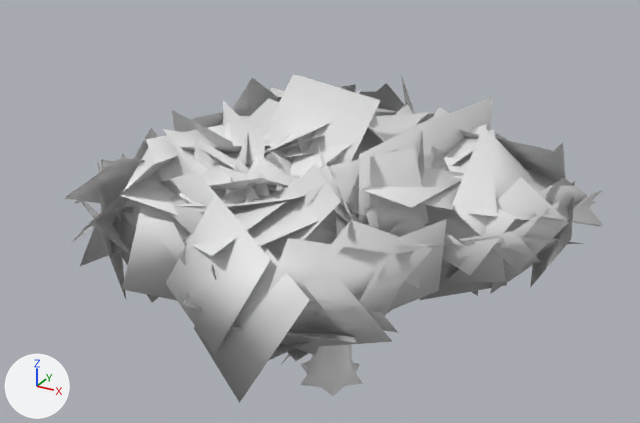
What one commit did to the glTF model models/variants/oak_v2.glb.
Before and after are seen from a 50 mm lens placed at (9.26, -17.47, 13.34), pointed at (-0.23, -0.23, 4.72). Every picture has the same lights, and +X, +Y and +Z are marked at lower left. The first picture is the older version. Where no turn or scale is listed for an object, it has been applied to the vertices. Vertices at exactly the same position are counted once.

The first picture shows 'Body_Canopy0', 'Body_Canopy1', 'Body_Canopy2', 'Body_Canopy3', 'Body_Canopy4', 'Body_Canopy5', 'Body_Canopy6', 'Body_Canopy7', 'Body_Canopy8', 'Body_Trunk'.
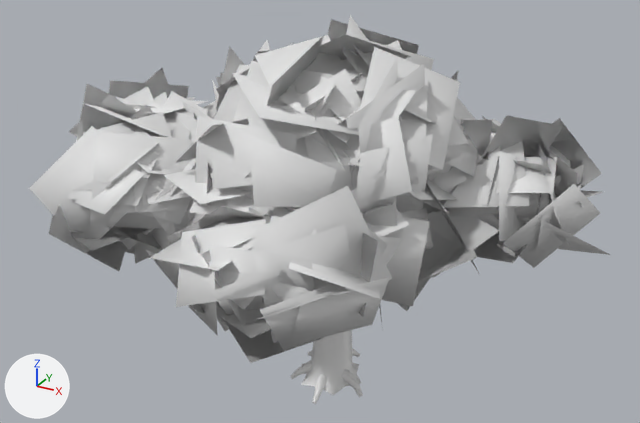
Location of each change, [x1, y1, x2, y2] in pixels of the pictures (640 x 423 px):
'Body_Canopy0.001', added
    after: [29, 15, 434, 363]
'Body_Canopy3', deleted
    before: [166, 164, 447, 403]
'Body_Canopy1.001', added
    after: [304, 47, 610, 311]
'Body_Canopy4', deleted
    before: [194, 74, 494, 313]
'Body_Canopy0', deleted
    before: [420, 124, 603, 300]
'Body_Canopy2', reshaped, moved, turned (mostly hidden afterwards)
    before: [65, 110, 272, 302]
    after: [182, 40, 492, 214]
'Body_Canopy8', deleted
    before: [298, 113, 464, 237]
'Body_Canopy7', deleted
    before: [159, 133, 300, 247]
'Body_Trunk', reshaped
    before: [300, 344, 363, 396]
    after: [290, 330, 363, 404]
'Body_Canopy6', deleted
    before: [193, 78, 277, 142]
'Body_Canopy5', deleted
    before: [375, 104, 449, 126]
'Body_Canopy1', deleted (mostly hidden)
    before: [270, 87, 285, 97]
part 1 of me_body_canopy2, rebuilt (not visible afterwards)
    before: [133, 206, 141, 215]
part 2 of me_body_canopy2, rebuilt (not visible afterwards)
    before: [178, 193, 192, 203]
part 3 of me_body_canopy2, rebuilt (not visible afterwards)
    before: [115, 154, 134, 235]
part 4 of me_body_canopy2, rebuilt (not visible afterwards)
    before: [109, 215, 159, 302]
part 5 of me_body_canopy2, rebuilt (not visible afterwards)
    before: [101, 159, 114, 171]
part 6 of me_body_canopy2, rebuilt (not visible afterwards)
    before: [180, 146, 272, 154]
part 7 of me_body_canopy2, reshaped (mostly hidden afterwards)
    before: [65, 110, 249, 301]
    after: [182, 40, 492, 214]

Edits to the bpy script that builds the scene:
```text
Change me_body_canopy2:
    used by ob_body_canopy2; location = (-1.39, -0.94, 3.17); rotation_euler = (0.0, 0.0, 1.97), in degrees (0, 0, 113)
    remove me_body_canopy2.from_pydata(...)  # 160 vertices, 94 faces; spans x -3.26..2.28, y -0.91..4.61, z -0.4..4.05
    add me_body_canopy2.from_pydata(...)  # 700 vertices, 448 faces; spans x -3.52..3.52, y -3.57..4.55, z -0.05..5.42
    me_body_canopy2 part 1: the loose piece of 12 vertices spanning x -1.76..0.99, y 0.04..3.02, z 0.87..2.7 is rebuilt with 4 vertices and now spans x -1.79..0.95, y -0.29..1.75, z 1.31..3.27
    me_body_canopy2 part 2: the loose piece of 4 vertices spanning x -2.3..0.04, y -0.52..1.47, z 1.59..2.81 is rebuilt with 4 vertices and now spans x -1.07..0.83, y -0.47..1.38, z 1.64..2.67
    me_body_canopy2 part 3: the loose piece of 4 vertices spanning x -1.09..1.62, y 2.59..3.64, z 0.13..2.63 is rebuilt with 4 vertices and now spans x -0.91..1.15, y 2.69..4.31, z 0.14..2.76
    me_body_canopy2 part 4: the loose piece of 4 vertices spanning x -1.22..1.01, y 1.34..3.78, z -0.4..2.13 is rebuilt with 4 vertices and now spans x -1.44..1.13, y 1.8..3.65, z 0.68..2.63
    me_body_canopy2 part 5: the loose piece of 4 vertices spanning x -0.77..1.77, y 2.25..4.16, z 0.54..2.52 is rebuilt with 4 vertices and now spans x -0.97..1.22, y 2.74..4.11, z 0.49..3.04
    me_body_canopy2 part 6: the loose piece of 4 vertices spanning x -0.9..1.03, y -0.58..1.89, z 2.03..3.58 is rebuilt with 4 vertices and now spans x -1.0..1.09, y -0.43..0.95, z 2.15..4.24
    me_body_canopy2 part 7: 100 vertices removed from x -3.26..2.05, y -0.44..4.61, z -0.37..4.05; 648 vertices added at x -3.52..3.52, y -3.57..4.55, z -0.05..5.42
    other edits to the shape of me_body_canopy2 do not show in these pictures
Change me_body_trunk:
    remove me_body_trunk.from_pydata(...)  # 336 vertices, 668 faces; spans x -0.96..0.91, y -0.86..0.82, z 0.0..3.22
    add me_body_trunk.from_pydata(...)  # 486 vertices, 948 faces; spans x -1.12..1.09, y -1.21..1.36, z -0.17..3.22
    me_body_trunk part 8: 336 vertices removed from x -0.96..0.91, y -0.86..0.82, z 0.0..3.22; 486 vertices added at x -1.12..1.09, y -1.21..1.36, z -0.17..3.22
Remove ob_body_canopy0:
    ob_body_canopy0 = bpy.data.objects.new('Body_Canopy0', me_body_canopy0)
Remove ob_body_canopy1:
    ob_body_canopy1 = bpy.data.objects.new('Body_Canopy1', me_body_canopy1)
Change ob_body_canopy2:
    ob_body_canopy2.location: (-1.39, -0.94, 3.17) -> (-0.69, 1.39, 3.17)
    ob_body_canopy2.rotation_euler: (0.0, 0.0, 1.97) -> (0.0, 0.0, 0.975)  # degrees (0, 0, 113) -> degrees (0, 0, 56)
Remove ob_body_canopy3:
    ob_body_canopy3 = bpy.data.objects.new('Body_Canopy3', me_body_canopy3)
Remove ob_body_canopy4:
    ob_body_canopy4 = bpy.data.objects.new('Body_Canopy4', me_body_canopy4)
Remove ob_body_canopy5:
    ob_body_canopy5 = bpy.data.objects.new('Body_Canopy5', me_body_canopy5)
Remove ob_body_canopy6:
    ob_body_canopy6 = bpy.data.objects.new('Body_Canopy6', me_body_canopy6)
Remove ob_body_canopy7:
    ob_body_canopy7 = bpy.data.objects.new('Body_Canopy7', me_body_canopy7)
Remove ob_body_canopy8:
    ob_body_canopy8 = bpy.data.objects.new('Body_Canopy8', me_body_canopy8)
Add ob_body_canopy1_001:
    ob_body_canopy1_001 = bpy.data.objects.new('Body_Canopy1.001', me_body_canopy0_1)  # 544 vertices, 342 faces; spans x -2.43..4.96, y -4.52..4.26, z 0.05..5.68
    ob_body_canopy1_001.location = (1.33, 1.05, 3.18)
Add ob_body_canopy0_001:
    ob_body_canopy0_001 = bpy.data.objects.new('Body_Canopy0.001', me_body_canopy10)  # 1096 vertices, 688 faces; spans x -4.72..5.57, y -4.94..4.12, z -0.18..5.84
    ob_body_canopy0_001.location = (-1.93, -1.27, 3.37)
```
